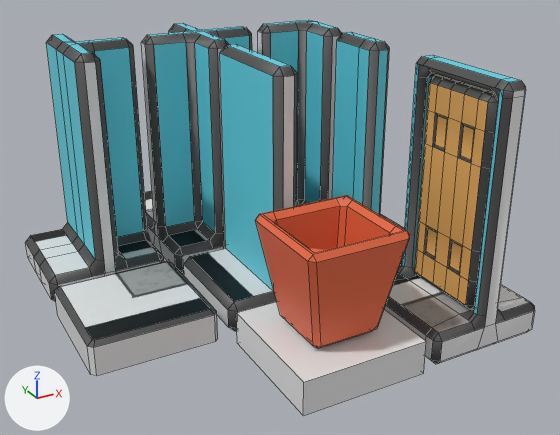
An edit to the Blender file Assets/Models/Greenhouse Walls/Wall_Flat.blend, drawn before and after from the same camera.
Both versions are drawn from a 50 mm lens placed at (-2.65, -5.19, 3.26), pointed at (0.3, 0.17, 0.58). Every picture has the same lights, and +X, +Y and +Z are marked at lower left. Mesh edges are drawn as thin lines.

Objects in the first picture: 'Cube', 'Door', 'Flat Wall', 'Floor Tile', 'Four Corner', 'Plane', 'Single Corner', 'SingleEdge', 'double Corner', 'planter'.
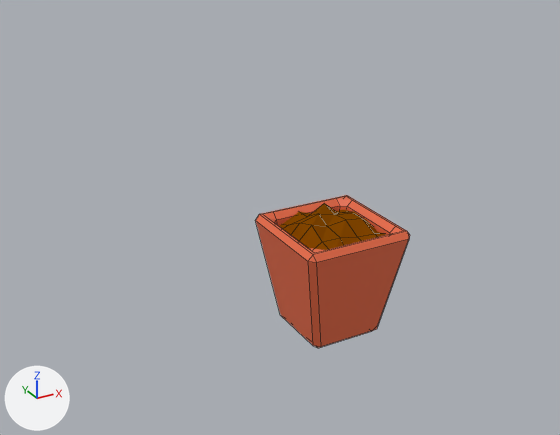
Edits to the bpy script that builds the scene:
```text
Add mat_dirt:
    mat_dirt = principled_material('Dirt')
    mat_dirt.base_color = (0.227, 0.0628, 0.0)  # brown #834700
    mat_dirt.roughness = 1.0
    mat_dirt.specular_ior_level = 0.0
Change me_cube_008:
    used by ob_planter; location = (0.0, -1.1, 0.0)
    remove me_cube_008.from_pydata(...)  # 16 vertices, 14 faces; spans x -0.407..0.407, y -0.407..0.407, z 0.283..1.097
    add me_cube_008.from_pydata(...)  # 52 vertices, 39 faces; spans x -0.407..0.407, y -0.407..0.407, z 0.283..1.153
    me_cube_008 part 1: a new loose piece of 36 vertices spanning x -0.357..0.358, y -0.362..0.359, z 0.971..1.153, in mat_dirt (brown #834700)
    add me_cube_008.materials.append(mat_dirt)  # brown #834700
Change ob_floor_tile:
    add ob_floor_tile.hide_set(True)
Change ob_flat_wall:
    add ob_flat_wall.hide_set(True)
Change ob_plane:
    add ob_plane.hide_set(True)
Change ob_four_corner:
    add ob_four_corner.hide_set(True)
Change ob_single_corner:
    add ob_single_corner.hide_set(True)
Change ob_singleedge:
    add ob_singleedge.hide_set(True)
Change ob_double_corner:
    add ob_double_corner.hide_set(True)
Change ob_cube:
    add ob_cube.hide_set(True)
Change ob_door:
    add ob_door.hide_set(True)
```

Boxes (x1, y1, x2, y2) around the edits, measured in the pictures (560 x 435 px):
'Door', hidden: before (384, 55, 535, 364)
'double Corner', hidden: before (25, 34, 164, 302)
'Flat Wall', hidden: before (184, 44, 297, 331)
'Four Corner', hidden: before (142, 23, 252, 274)
'Floor Tile', hidden: before (55, 261, 218, 376)
'Cube', hidden: before (236, 302, 426, 416)
'SingleEdge', hidden: before (332, 32, 405, 269)
'Single Corner', hidden: before (258, 20, 342, 206)
'Plane', hidden: before (144, 191, 153, 212)
part 1 of me_cube_008, added (brown): after (279, 203, 386, 250)
